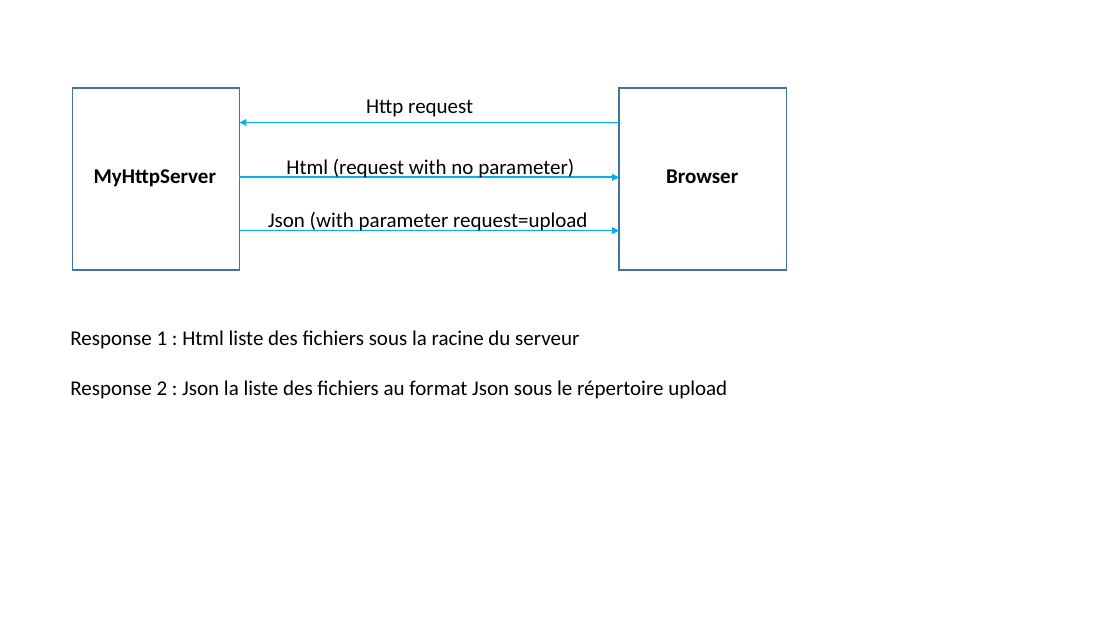
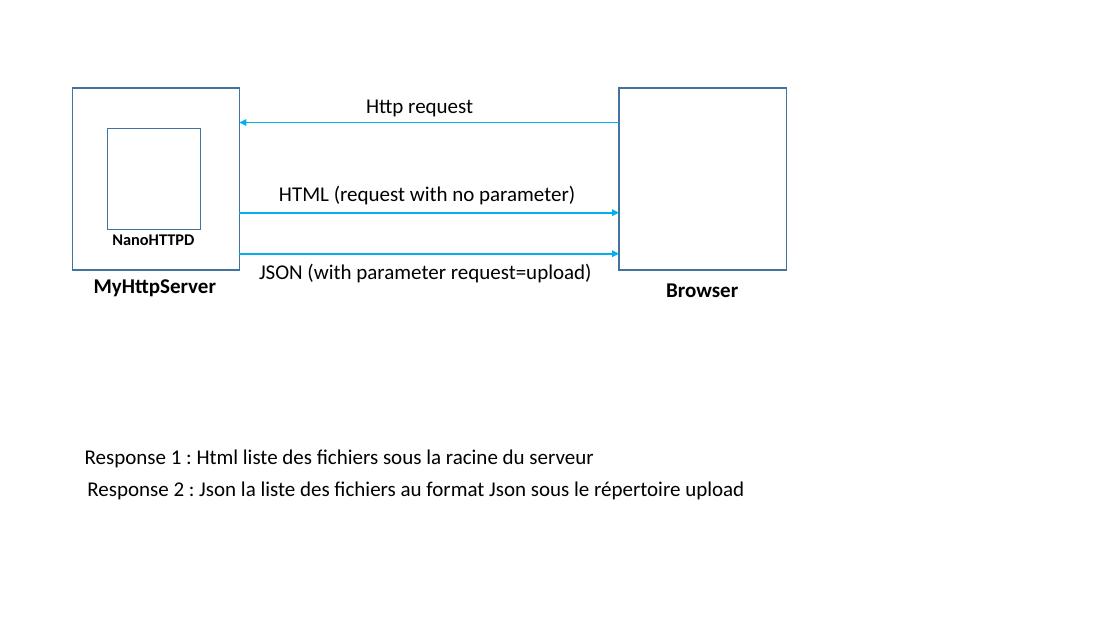
Before and after one commit to mjayari/PFE_Project, a slide deck: slide 2 of Présentation_image.pptx. Drawn at 1120x630 pixels with LibreOffice and Linux fonts; fonts in the diff are those of the drawing. Boxes give left, top, right and bottom in pixels: in the first picture for what was removed or moved away, otherwise in the second. Text is boxed around its words. In the diff, an @@ line names an element or a change of style, - is before the commit and + after.

```diff
--- a/Présentation_image.pptx
+++ b/Présentation_image.pptx
@@ rectangle added at bbox=[108, 129, 201, 229], outline #43739E 1 pt @@
@@ text at bbox=[279, 186, 575, 205]: text changed @@
-Html (request with no parameter)
+HTML (request with no parameter)
@@ text added at bbox=[112, 234, 194, 245], 14 pt, text #000000, bold @@
+NanoHTTPD
@@ arrow moved from (239, 177) - (619, 177) to (239, 213) - (619, 213) @@
@@ text "MyHttpServer": place and size @@
-text "MyHttpServer" at bbox=[94, 169, 216, 187]
+text "MyHttpServer" at bbox=[94, 279, 216, 297]
@@ arrow moved from (239, 231) - (619, 231) to (239, 254) - (619, 254) @@
@@ text at bbox=[259, 264, 592, 283]: text changed @@
-Json (with parameter request=upload
+JSON (with parameter request=upload)
@@ text "Browser": place and size @@
-text "Browser" at bbox=[666, 169, 738, 183]
+text "Browser" at bbox=[666, 283, 738, 297]
@@ text "Response 1 : Html liste ...": place and size @@
-text "Response 1 : Html liste ..." at bbox=[70, 330, 579, 349]
+text "Response 1 : Html liste ..." at bbox=[85, 449, 593, 468]
@@ text "Response 2 : Json la ...": place and size @@
-text "Response 2 : Json la ..." at bbox=[70, 380, 727, 399]
+text "Response 2 : Json la ..." at bbox=[87, 481, 744, 500]
```
Also in this commit, not shown: 3 slides added, 3 other files.
